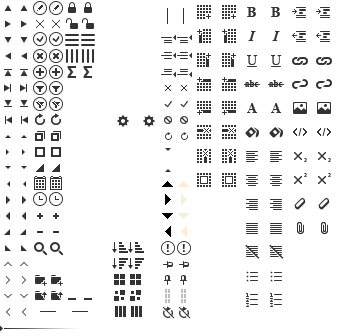
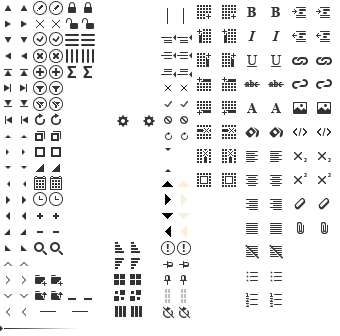
Layered file, before and after one edit (340x336). Changes by layer:
painted on "sort desc hover" over (x1=128, y1=258, x2=144, y2=269)
painted on "sort desc" over (x1=112, y1=258, x2=128, y2=269)
painted on "sort asc hover" over (x1=128, y1=242, x2=144, y2=253)
painted on "sort asc" over (x1=112, y1=242, x2=128, y2=253)
